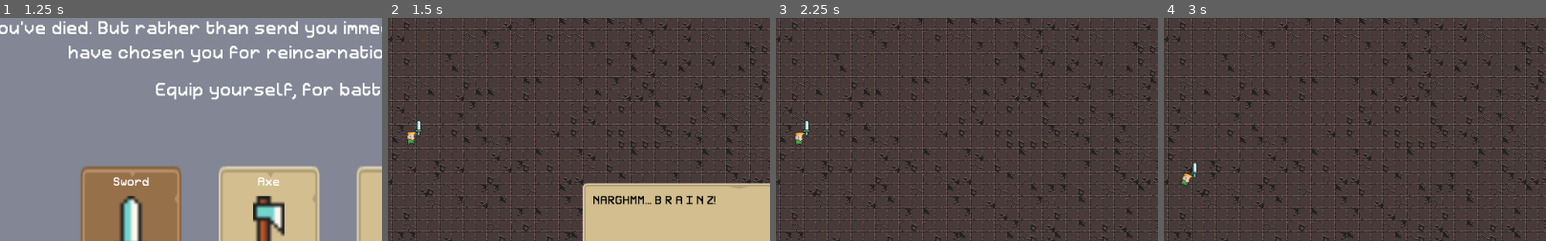
Above: before the commit, frames 1-4 (left to right).
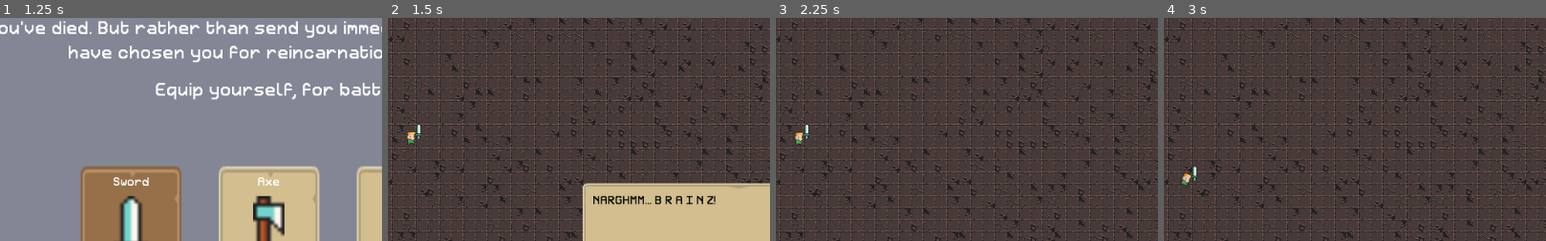
Above: after the commit, the same moments.

Repository: josephmbustamante/ludum-dare-45
Game: Godot game, scene res://Scenes/WeaponPickerScreen.tscn
Same seed, same stepped clock (60 frames per second), same inputs: the game is played once before the commit and once after it.
Inputs (mouse positions are % of the whole screen's width and height, from its top left):
- Up to frame 1 (1.25 s): tap Enter at 0.5 s; move the mouse to (23, 68) at 0.52 s; hold Right (right) from 0.53 s (still down); click (23, 68) at 0.6 s
- Up to frame 2 (1.5 s): release Right (right) at 1.25 s; click "Start!" at 1.25 s
- Up to frame 3 (2.25 s): click "FIGHT!" at 2 s
- Up to frame 4 (3 s): move the mouse to (30, 55) at 2.77 s; hold Down (down) from 2.78 s (still down); tap J (dash) at 2.85 s
The pictures show only the part of the screen within x 6-56%, y 17-67%; the shares and areas given below are measured in that part.

Frame 1 is identical in both runs. In frame 2, less than 0.1% of the frame differs, in the area x 7-9%, y 45-55%; in frame 3, less than 0.1%; in frame 4, less than 0.1%, in the area x 7-9%, y 64-74%.

Commit message:
Add execution animation when fighting the boss with a weapon

Diff:
--- a/Scenes/Player.tscn
+++ b/Scenes/Player.tscn
@@ -66,6 +66,34 @@
 "values": [ 0.0, 180.0, 360.0 ]
 }
 
+[sub_resource type="Animation" id=5]
+resource_name = "execution"
+length = 4.0
+tracks/0/type = "value"
+tracks/0/path = NodePath("Weapon:position")
+tracks/0/interp = 1
+tracks/0/loop_wrap = true
+tracks/0/imported = false
+tracks/0/enabled = true
+tracks/0/keys = {
+"times": PoolRealArray( 0, 3.5, 4 ),
+"transitions": PoolRealArray( 1, 1, 1 ),
+"update": 0,
+"values": [ Vector2( 0, 10 ), Vector2( 200, 10 ), Vector2( 0, 10 ) ]
+}
+tracks/1/type = "value"
+tracks/1/path = NodePath("Weapon:rotation_degrees")
+tracks/1/interp = 1
+tracks/1/loop_wrap = true
+tracks/1/imported = false
+tracks/1/enabled = true
+tracks/1/keys = {
+"times": PoolRealArray( 0, 3.5, 4 ),
+"transitions": PoolRealArray( 1, 1, 1 ),
+"update": 0,
+"values": [ 0.0, -90.0, -90.0 ]
+}
+
 [node name="Player" type="KinematicBody2D" groups=[
 "player",
 ]]
@@ -81,11 +109,13 @@
 shape = SubResource( 2 )
 
 [node name="Weapon" parent="." instance=ExtResource( 10 )]
+position = Vector2( 0, 5 )
 
 [node name="AnimationPlayer" type="AnimationPlayer" parent="."]
 anims/DashAnimation = SubResource( 3 )
 anims/HitAnimation = ExtResource( 11 )
 anims/RollAnimation = SubResource( 4 )
+anims/execution = SubResource( 5 )
 
 [node name="AttackCooldown" type="Timer" parent="."]
 wait_time = 0.5
@@ -107,4 +137,5 @@
 
 [node name="DeathTimer" type="Timer" parent="."]
 wait_time = 5.0
+[connection signal="animation_finished" from="AnimationPlayer" to="." method="_on_AnimationPlayer_animation_finished"]
 [connection signal="timeout" from="DeathTimer" to="." method="finish_death_transition"]
--- a/Scripts/Enemy.gd
+++ b/Scripts/Enemy.gd
@@ -20,7 +20,7 @@
 var target: PhysicsBody2D = null
 
 var facing_left: bool = false
-var enemy_defeated: bool = false
+export var enemy_defeated: bool = false
 
 signal enemy_health_changed(new_health)
 
--- a/Scripts/Main.gd
+++ b/Scripts/Main.gd
@@ -63,7 +63,8 @@
 				$EnemyBanterBox.set_text(enemies[0].banter_texts[1])
 				$EnemyBanterBox.show()
 				return
-			# TODO show weapon death animation
-			player.handle_hit(10000000)
+			enemy.enemy_defeated = true # TODO find a better way to lock the wizard from moving
+			player.show_execution()
+		else:
+			player.input_enabled = true
 		enemy.set_target(player)
-	player.input_enabled = true
--- a/Scripts/Player.gd
+++ b/Scripts/Player.gd
@@ -126,3 +126,12 @@
 func update_stamina(stamina_change: float):
 	stamina += stamina_change * 1.0
 	emit_signal("player_stamina_changed", stamina)
+
+func show_execution():
+	input_enabled = false
+	$AnimationPlayer.play("execution")
+
+
+func _on_AnimationPlayer_animation_finished(anim_name):
+	if anim_name == "execution":
+		handle_hit(10000000)
Not shown: 1 places in Scenes/Player.tscn that only renumber resources
